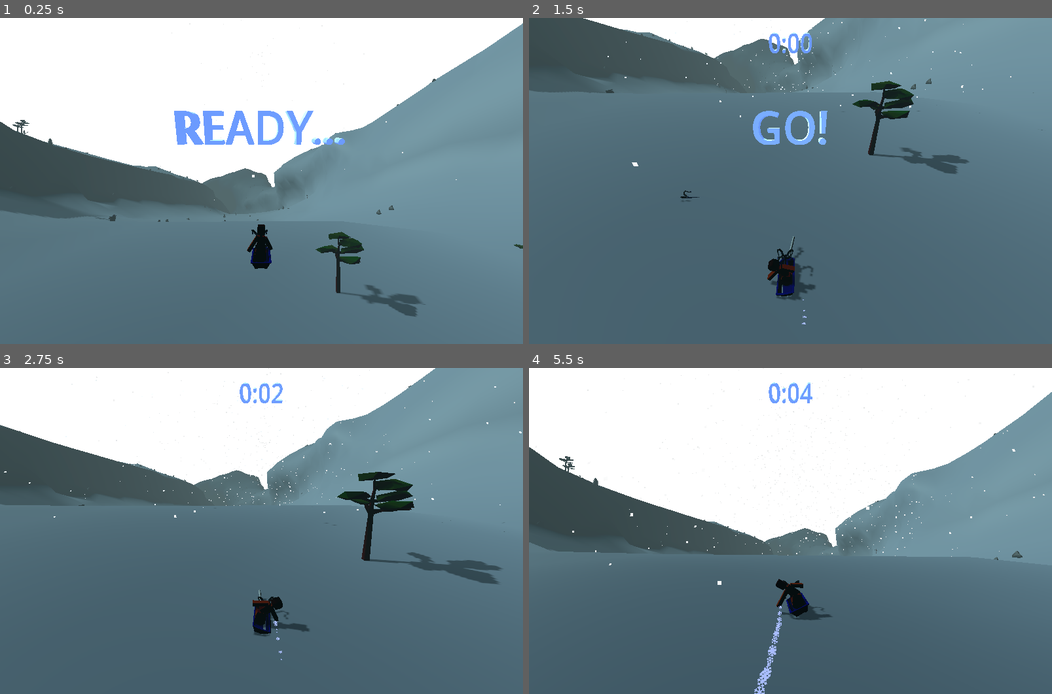
Above: before the commit, frames 1-4 (two rows, left to right).
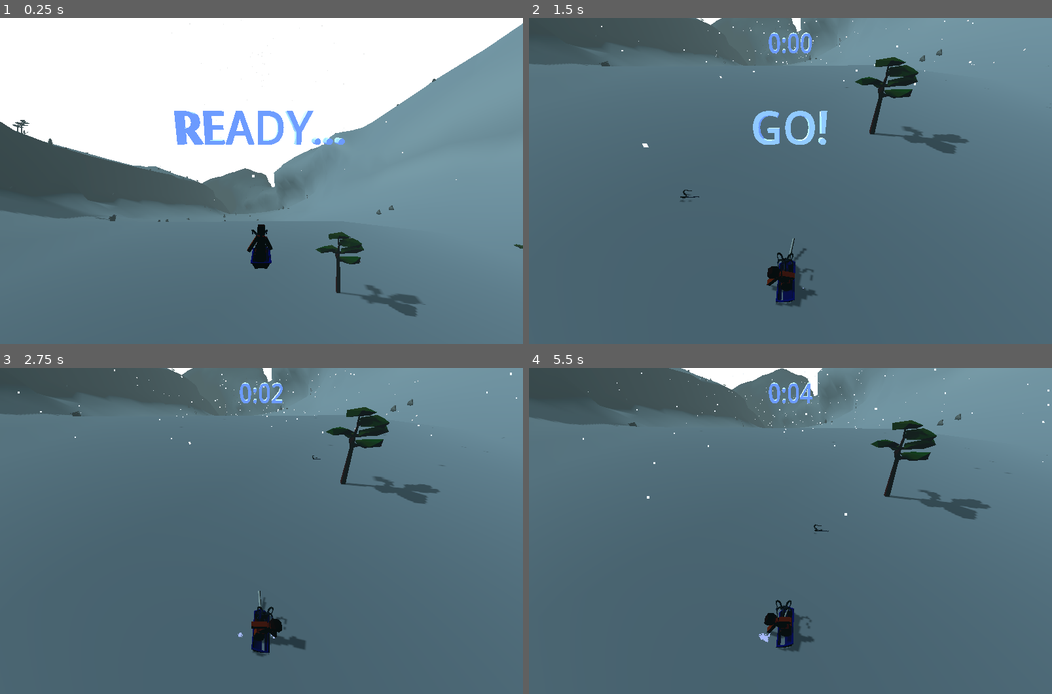
Above: after the commit, the same moments.

Repository: tokkoro/ggj24-sled
Game: Godot game, scene res://tomi_testaa/level_loader_scene.tscn
The game is run twice, just before and just after one commit, with the same random seed, the same clock (stepped at 60 frames per second) and the same inputs.
Inputs (mouse positions are in pixels of both pictures, inside the frame that each line leads up to):
- Up to frame 1 (0.25 s): no input
- Up to frame 2 (1.5 s): tap Enter at 0.5 s; move the mouse to (905, 164) at 0.52 s; hold Right (turn_right) 0.53-1.28 s; tap Space (jump) at 0.6, 0.77, 1.07 s; click (905, 164) at 0.67 s; move the mouse to (685, 197) at 1.27 s; hold Left (turn_left) from 1.28 s (still down); tap Down (break) at 1.35 s
- Up to frame 3 (2.75 s): tap Space (jump) at 1.52, 1.55, 1.82, 2.3 s; move the mouse to (313, 459) at 2.02 s; release Left (turn_left) at 2.03 s; hold Right (turn_right) from 2.03 s (still down); hold Ctrl from 2.03 s (still down)
- Up to frame 4 (5.5 s): move the mouse to (764, 596) at 2.77 s; release Right (turn_right) at 2.78 s; release Ctrl at 2.78 s; hold Up (accelerate) 2.78-3.53 s; tap 1 at 2.85 s; click (764, 596) at 2.92 s; tap Space (jump) at 3.02, 3.05, 3.32, 3.77, 3.8, 4.07, 4.52, 4.55, 4.82, 5.3 s; move the mouse to (947, 579) at 3.52 s; hold Left (turn_left) from 3.53 s (still down); tap 2 at 3.6 s; move the mouse to (633, 482) at 4.27 s; tap 3 at 4.35 s; move the mouse to (816, 531) at 5.02 s; tap 4 at 5.1 s; click (816, 531) at 5.17 s

The runs differ from the first frame. In frame 1, less than 0.1% of the frame differs, in the area x 48-49%, y 74-75%; in frame 2, 11%; in frame 3, 32%; in frame 4, 52%, in the area x 0-100%, y 0-100%.

Commit message:
Hand in the air when in the air

Diff:
--- a/godot_project/sled/sled.gd
+++ b/godot_project/sled/sled.gd
@@ -7,20 +7,16 @@
 @onready var ground_ray_for_normal = $SledModel/GroundNormalDetector
 @onready var animator: SlederAnimator = $SledModel/SledVisual/Pulkkailija_origo
 
-@export_group("Sled's properties")
-@export var acceleration = 35.0
-@export var turning = 18.0  # degrees per second
-@export var turn_stop_limit = 0.75
-@export var sphere_offset = Vector3.DOWN
-@export var body_tilt = 35
-@export var jump_power = 10
+var acceleration = 70.0
+var turning = 8  # degrees per second
+var turn_stop_limit = 0.75
+var sphere_offset = Vector3.DOWN
+var body_tilt = 35
+var jump_power = 0
 
-@export_group("inputs for debug")
-@export var speed_input = 0  # speeeed!!
-
-# how much turning from input!
-@export var turn_input = 0
-@export var jump_input = 0
+var speed_input = 0  # speeeed!!
+var turn_input = 0
+var jump_input = 0
 
 var can_move = false
 
@@ -84,6 +80,7 @@
 	# Animate
 	animator.set_turning(Input.get_axis("turn_right", "turn_left"))
 	animator.set_acceleration(Input.get_axis("break", "accelerate"))
+	animator.set_jump(not ground_ray.is_colliding())
 
 func align_with_y(xform, new_y):
 	xform.basis.y = new_y
--- a/godot_project/tomi_testaa/hill_area.tscn
+++ b/godot_project/tomi_testaa/hill_area.tscn
@@ -18,10 +18,11 @@
 [ext_resource type="Script" path="res://tomi_testaa/TheGame.gd" id="8_115im"]
 [ext_resource type="Texture2D" uid="uid://dd8wr8w3t34tx" path="res://tomi_testaa/snowflake.png" id="10_081dr"]
 [ext_resource type="AudioStream" uid="uid://l71a2758d1k7" path="res://sounds/humm.ogg" id="10_aqsud"]
-[ext_resource type="Shape3D" path="res://tomi_testaa/goal_box_shape.tres" id="12_0b2l2"]
+[ext_resource type="Shape3D" uid="uid://c6dwwlfow03tf" path="res://tomi_testaa/goal_box_shape.tres" id="12_0b2l2"]
 [ext_resource type="Script" path="res://tomi_testaa/InterpolatedCameraBetter.gd" id="12_u5t8h"]
-[ext_resource type="PackedScene" uid="uid://d321yu0pfgq3c" path="res://rikun_kansio/pointer.tscn" id="12_vi5oh"]
+[ext_resource type="PackedScene" path="res://rikun_kansio/pointer.tscn" id="12_vi5oh"]
 [ext_resource type="Script" path="res://tomi_testaa/pulsing_time.gd" id="13_2k2q3"]
+[ext_resource type="PackedScene" uid="uid://c84j0x5s5gxwp" path="res://rikun_kansio/maailman_kalustus.tscn" id="18_w2y4b"]
 
 [sub_resource type="PhysicsMaterial" id="PhysicsMaterial_sh2yx"]
 friction = 0.1
@@ -297,8 +298,6 @@
 linear_damp = 0.5
 angular_damp = 13.425
 script = ExtResource("2_nu8po")
-acceleration = 40.0
-turning = 8.0
 
 [node name="SledModel" type="Node3D" parent="Sled" groups=["Player"]]
 transform = Transform3D(1, 0, 0, 0, 1, 0, 0, 0, 1, 0, -0.738434, 0)
@@ -485,6 +484,8 @@
 
 [node name="AudioStreamPlayer3D" type="AudioStreamPlayer3D" parent="."]
 
+[node name="MaailmanKalustus" parent="." instance=ExtResource("18_w2y4b")]
+
 [connection signal="body_entered" from="TheGame/GoalArea" to="TheGame/GoalArea" method="_on_body_entered"]
 
 [editable path="Sled/Hook"]
--- a/godot_project/tomi_testaa/sleder_animator.gd
+++ b/godot_project/tomi_testaa/sleder_animator.gd
@@ -19,10 +19,11 @@
 var hand_idle_angle = 60
 var hand_turn_angle = 5
 var total_tilt_max = 15
+var is_in_air = false
 
 func _process(delta):
 
-	if victory_pos:
+	if victory_pos or is_in_air:
 		current_turning = lerp(current_turning, 0.0, 0.5)
 		current_acc = lerp(current_acc, 0.0, 0.5)
 		l_arm.rotation = Vector3(0, 0, lerp(l_arm.rotation.z, deg_to_rad(-hand_idle_angle), 0.5))
@@ -32,7 +33,7 @@
 	hip.rotation = Vector3(0, 0, deg_to_rad(max_hip_angle * current_turning))
 	pulkka.rotation = Vector3(0, 0, deg_to_rad(total_tilt_max * current_turning))
 
-	if victory_pos:
+	if victory_pos or is_in_air:
 		return
 	# handling hands
 	if current_turning > 0:
@@ -55,3 +56,6 @@
 
 func set_victory():
 	victory_pos = true
+
+func set_jump(jumpping: bool):
+	is_in_air = jumpping
